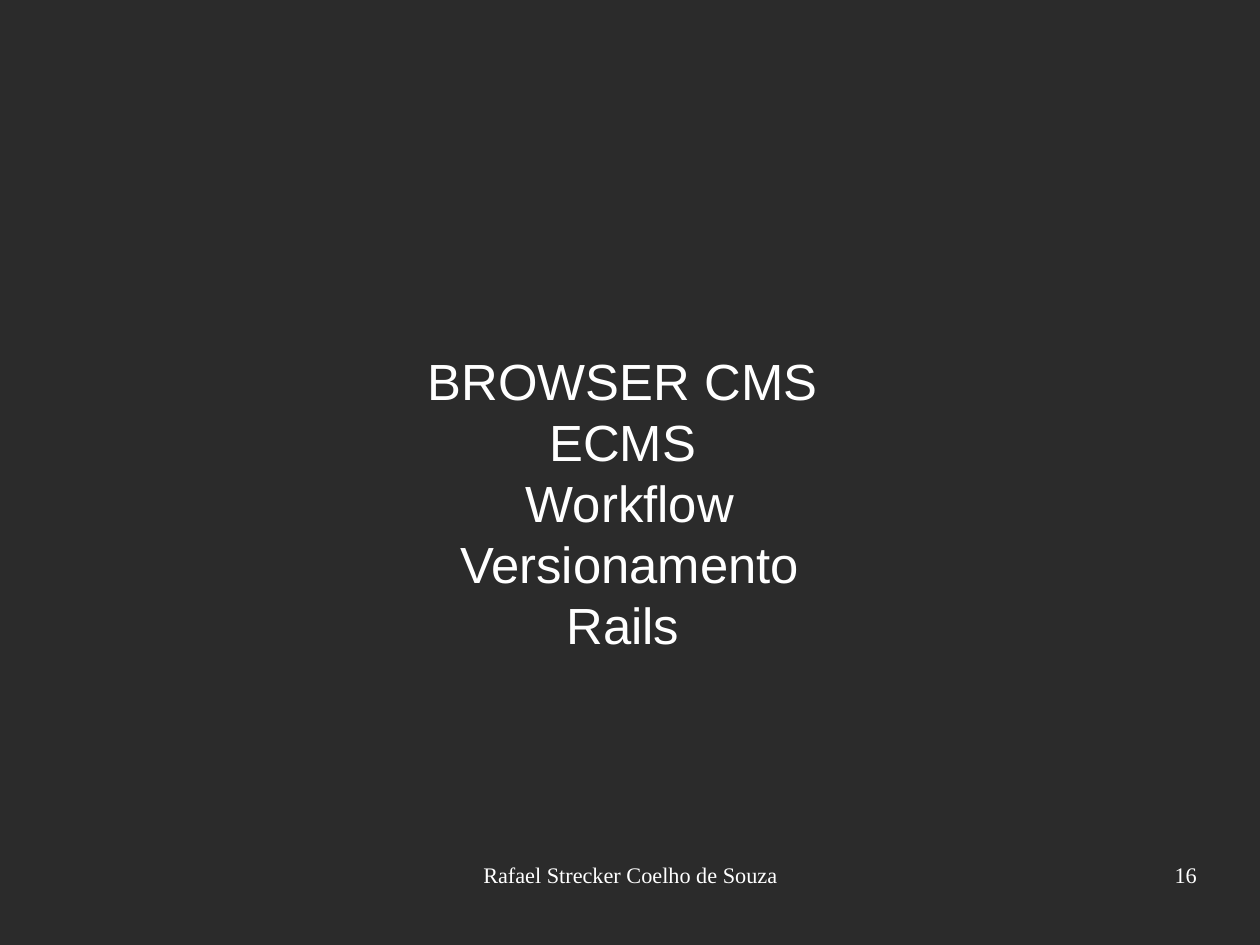
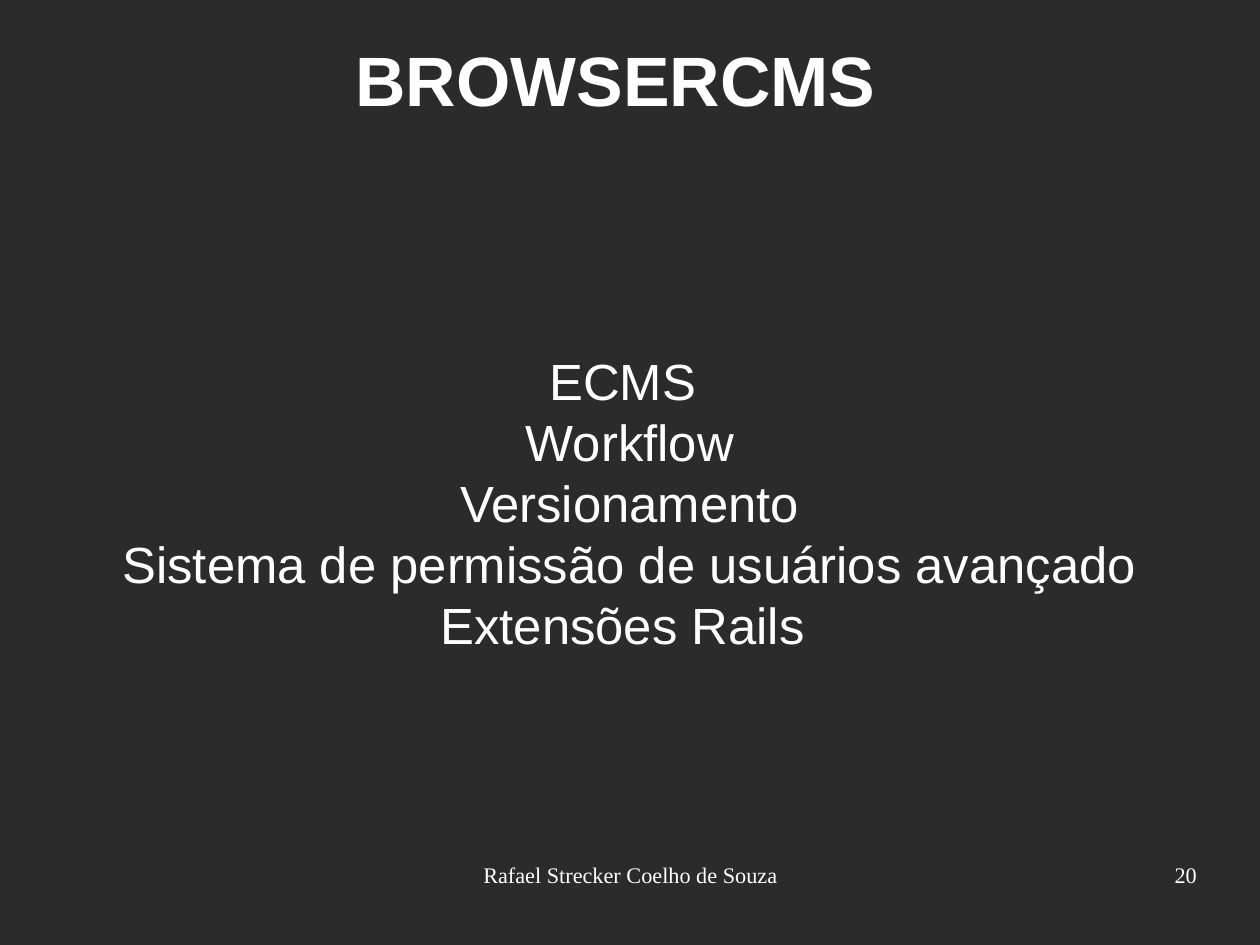
Before and after one commit to rafaelsouza/tcc, a slide deck: slide 20 of apresentacao/draft_apresentacao.odp (slide 16 before the commit). Drawn at 1260x945 pixels with LibreOffice and Linux fonts; fonts in the diff are those of the drawing; background and template pictures are left out; a plain dark background stands for a picture behind light text. Boxes give left, top, right and bottom in pixels: in the first picture for what was removed or moved away, otherwise in the second. Text is boxed around its words. In the diff, an @@ line names an element or a change of style, - is before the commit and + after.

```diff
--- a/apresentacao/draft_apresentacao.odp
+++ b/apresentacao/draft_apresentacao.odp
@@ title added at <box>356,57,876,107</box>, 44 pt, text #FFFFFF, bold @@
+BROWSERCMS
@@ subtitle at <box>428,364,817,401</box>: paragraph removed @@
-BROWSER CMS
@@ subtitle at <box>122,545,1135,645</box>: text changed @@
-Rails
+Sistema de permissão de usuários avançado
+Extensões Rails
@@ page number at <box>1175,868,1197,883</box>: text changed @@
-16
+20
```
Also in this commit, not shown: 10 other slides changed, 6 slides added, 9 other files.
